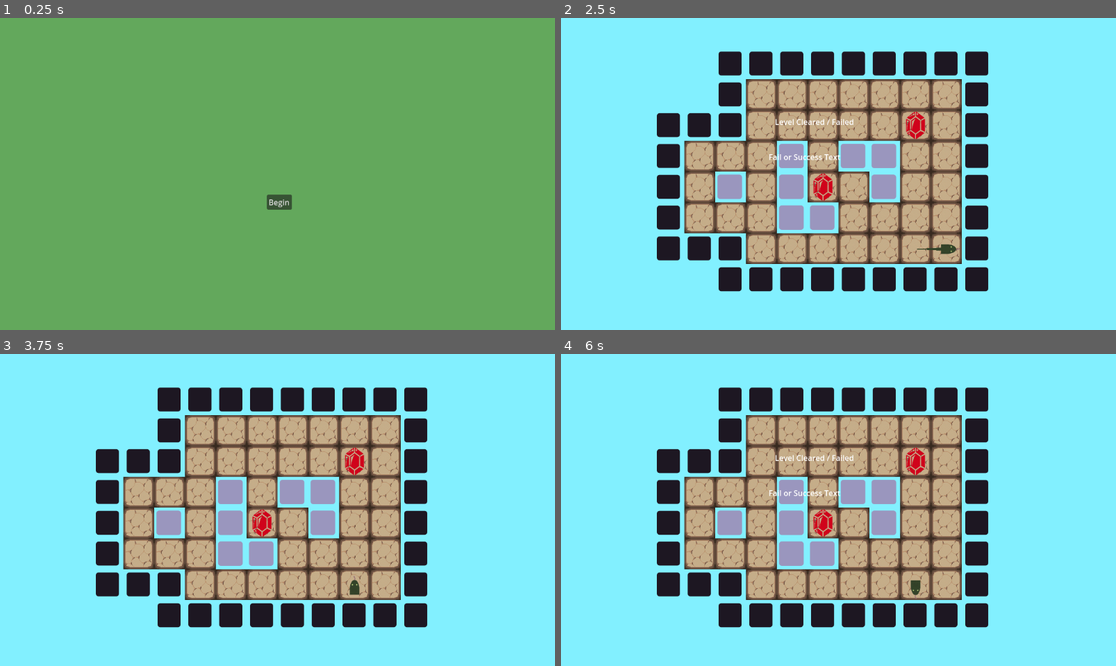
Above: before the commit, frames 1-4 (two rows, left to right).
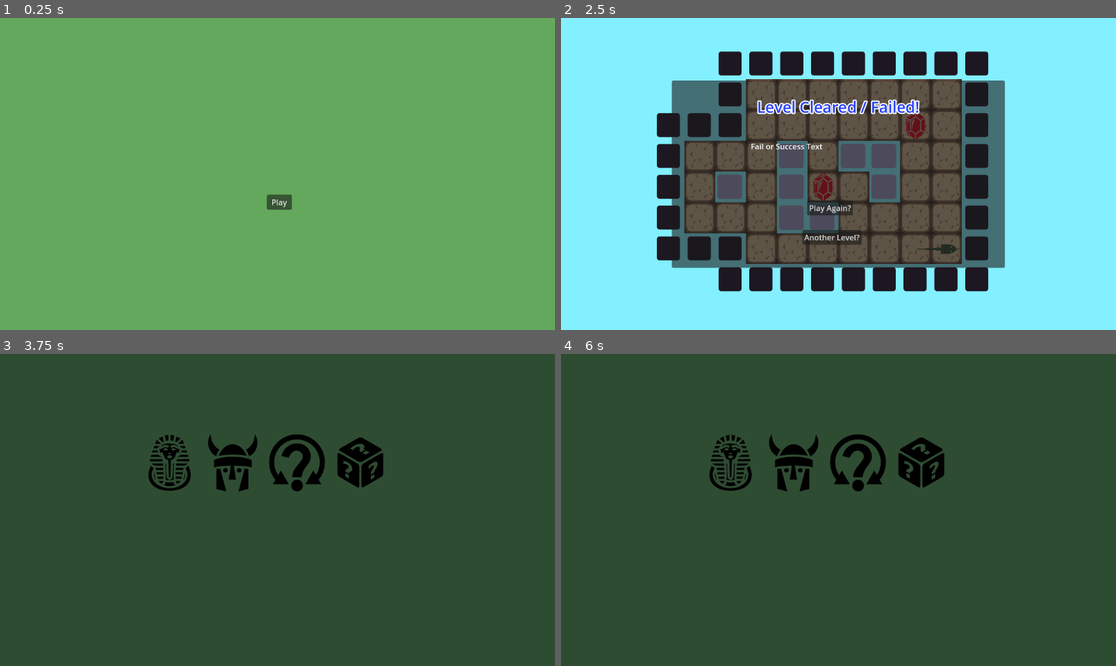
Above: after the commit, the same moments.

Repository: iguessfive/GMTK-Game-Jam
Game: Godot game, scene res://ui/start_screen.tscn
Two runs of this game, one before a commit and one after it. Both use one fixed random seed, a clock stepped at 60 frames per second and the inputs below. Before the commit the project starts from res://ui/start_menu.tscn. Sound files missing from this copy of the repository are replaced by a short silence.
Inputs (mouse positions are in pixels of both pictures, inside the frame that each line leads up to):
- Up to frame 1 (0.25 s): no input
- Up to frame 2 (2.5 s): click "Begin" (after the commit: "Play") at 0.5 s; click (733, 127) at 1.25 s; tap Enter at 2 s; hold D (move_right) from 2.03 s (still down); hold Space (throw) from 2.03 s (still down)
- Up to frame 3 (3.75 s): release D (move_right) at 2.75 s; release Space (throw) at 2.75 s; click (271, 572) at 2.75 s, where only the run after the commit has a clickable "Another Level?"; click (233, 463) at 3.52 s
- Up to frame 4 (6 s): click (855, 463) at 4.27 s; click (921, 463) at 5.02 s; tap Space (throw) at 5.75, 5.85 s; hold S (move_down) from 5.78 s (still down)

The runs differ from the first frame. In frame 1, less than 0.1% of the frame differs, in the area x 48-53%, y 58-61%; in frame 2, 32%; in frame 3, 100%, in the area x 0-100%, y 0-100%; in frame 4, 100%.

Commit message:
connected the interface to navigate the levels

Diff:
--- /dev/null
+++ b/autoloads/file_path.gd
@@ -0,0 +1,5 @@
+extends Node
+
+const LEVEL_SELECTOR = StringName("ui/level_selector.tscn")
+
+const ANCIENT_EGYPT = StringName("gameplay/ancient_egypt_demo.tscn")
--- a/gameplay/ancient_egypt_demo.tscn
+++ b/gameplay/ancient_egypt_demo.tscn
@@ -21,3 +21,4 @@
 [editable path="Snake"]
 [editable path="LevelExample"]
 [editable path="LevelExample/CollectibleManager/Collectibles"]
+[editable path="Menu"]
--- a/gameplay/level_example.tscn
+++ b/gameplay/level_example.tscn
@@ -1,15 +1,10 @@
-[gd_scene load_steps=7 format=4 uid="uid://ba870ecmck1yx"]
+[gd_scene load_steps=6 format=4 uid="uid://ba870ecmck1yx"]
 
 [ext_resource type="TileSet" uid="uid://bv3udtkc67jpy" path="res://assets/tile_sets/example_tiles.tres" id="1_4t1ad"]
 [ext_resource type="Script" uid="uid://cvnudra0dylww" path="res://gameplay/level_layer.gd" id="2_16cv5"]
 [ext_resource type="Script" uid="uid://dkv73t6llhsg5" path="res://gameplay/collectibles_manager.gd" id="3_jqd86"]
 [ext_resource type="PackedScene" uid="uid://bv0tr0ku8dldd" path="res://gameplay/collectibles.tscn" id="4_4t1ad"]
 [ext_resource type="PackedScene" uid="uid://brkpuxeqb8xmg" path="res://gameplay/hazard_layer.tscn" id="5_rpepa"]
-
-[sub_resource type="LabelSettings" id="LabelSettings_4t1ad"]
-font_size = 32
-font_color = Color(0.145098, 0.25098, 1, 1)
-outline_size = 10
 
 [node name="LevelExample" type="TileMapLayer" node_paths=PackedStringArray("collectible_manager")]
 tile_map_data = PackedByteArray("AAAGAAYAAQAAAAAAAAAFAAYAAQAAAAAAAAAGAAUAAQAAAAAAAAAHAAcAAQAAAAAAAAAIAAQAAQAAAAAAAAAIAA …(560 unchanged characters)…
@@ -41,22 +36,4 @@
 grow_vertical = 2
 color = Color(0.509804, 0.941176, 1, 1)
 
-[node name="Label" type="Label" parent="."]
-visible = false
-anchors_preset = 8
-anchor_left = 0.5
-anchor_top = 0.5
-anchor_right = 0.5
-anchor_bottom = 0.5
-offset_left = 468.0
-offset_top = 301.5
-offset_right = 684.0
-offset_bottom = 346.5
-grow_horizontal = 2
-grow_vertical = 2
-text = "Level Cleared!"
-label_settings = SubResource("LabelSettings_4t1ad")
-horizontal_alignment = 1
-vertical_alignment = 1
-
 [editable path="CollectibleManager/Collectibles"]
--- a/gameplay/level_layer.gd
+++ b/gameplay/level_layer.gd
@@ -1,4 +1,4 @@
-class_name Level extends TileMapLayer
+class_name LevelLayer extends TileMapLayer
 
 const COMPLETED_COLLECTION = preload("res://assets/sfx/completed_collection.ogg")
 const COMPLETED_LEVEL = preload("res://assets/sfx/completed_level.ogg")
@@ -16,7 +16,6 @@
 	sfx = AudioStreamPlayer.new()
 	add_child(sfx)
 	sfx.bus = "SFX"
-	sfx.finished.connect(restart)
 
 ## Used to record the tiles the player has travelled
 func add_travelled_tile(point: Vector2) -> void:
@@ -52,7 +51,6 @@
 	player_reference.disble_input()
 
 	if has_won:
-		$Label.visible = true
 		sfx.stream = COMPLETED_LEVEL
 		sfx.play()
 	else:
@@ -61,7 +59,9 @@
 
 	if get_tree().has_group("menu"):
 		var menu = get_tree().get_first_node_in_group("menu")
-		menu.get_child(1).visible = true  # show end menu
+		var level_end = menu.get_child(1)  # assuming LevelEnd is the second child
+		level_end.visible = true  # show end menu
+		level_end.play_again_button.pressed.connect(restart)
 		print_debug("End menu shown")
 
 func cleared_challenge() -> bool:
--- a/project.godot
+++ b/project.godot
@@ -18,6 +18,10 @@
 [audio]
 
 buses/default_bus_layout="uid://bos535tfrf52v"
+
+[autoload]
+
+FilePath="*res://autoloads/file_path.gd"
 
 [input]
 
--- /dev/null
+++ b/ui/level_end.gd
@@ -0,0 +1,7 @@
+extends Control
+
+var has_successfully_completed := false
+@onready var play_again_button: Button = $PlayAgainButton
+
+func _on_level_selector_button_pressed() -> void:
+	get_tree().change_scene_to_file(FilePath.LEVEL_SELECTOR)
--- /dev/null
+++ b/ui/level_end.tscn
@@ -0,0 +1,72 @@
+[gd_scene load_steps=3 format=3 uid="uid://t6i3xvf8x24f"]
+
+[ext_resource type="Script" uid="uid://dtwnjmgfc535n" path="res://ui/level_end.gd" id="1_32sc8"]
+
+[sub_resource type="LabelSettings" id="LabelSettings_blinr"]
+font_size = 32
+font_color = Color(0.145098, 0.25098, 1, 1)
+outline_size = 10
+
+[node name="EndLevel" type="Control"]
+layout_mode = 3
+anchor_left = 0.2
+anchor_top = 0.2
+anchor_right = 0.8
+anchor_bottom = 0.8
+script = ExtResource("1_32sc8")
+metadata/_edit_use_anchors_ = true
+
+[node name="Background" type="Panel" parent="."]
+layout_mode = 1
+anchors_preset = 15
+anchor_right = 1.0
+anchor_bottom = 1.0
+grow_horizontal = 2
+grow_vertical = 2
+
+[node name="Label" type="Label" parent="."]
+layout_mode = 1
+anchors_preset = -1
+anchor_left = 0.256221
+anchor_top = 0.0823045
+anchor_right = 0.743779
+anchor_bottom = 0.198045
+grow_horizontal = 2
+text = "Level Cleared / Failed!"
+label_settings = SubResource("LabelSettings_blinr")
+horizontal_alignment = 1
+vertical_alignment = 1
+metadata/_edit_use_anchors_ = true
+
+[node name="RichTextLabel" type="RichTextLabel" parent="."]
+layout_mode = 1
+anchors_preset = -1
+anchor_left = 0.237269
+anchor_top = 0.321502
+anchor_right = 0.769676
+anchor_bottom = 0.439815
+text = "Fail or Success Text"
+fit_content = true
+metadata/_edit_use_anchors_ = true
+
+[node name="LevelSelectorButton" type="Button" parent="."]
+layout_mode = 1
+anchors_preset = -1
+anchor_left = 0.391493
+anchor_top = 0.796296
+anchor_right = 0.569444
+anchor_bottom = 0.876029
+text = "Another Level?"
+metadata/_edit_use_anchors_ = true
+
+[node name="PlayAgainButton" type="Button" parent="."]
+layout_mode = 1
+anchors_preset = -1
+anchor_left = 0.407118
+anchor_top = 0.641461
+anchor_right = 0.54456
+anchor_bottom = 0.721193
+text = "Play Again?"
+metadata/_edit_use_anchors_ = true
+
+[connection signal="pressed" from="LevelSelectorButton" to="." method="_on_level_selector_button_pressed"]
--- a/ui/level_end_menu.tscn
+++ /dev/null
@@ -1,30 +0,0 @@
-[gd_scene format=3 uid="uid://t6i3xvf8x24f"]
-
-[node name="EndLevelMenu" type="Control"]
-layout_mode = 3
-anchors_preset = 15
-anchor_right = 1.0
-anchor_bottom = 1.0
-grow_horizontal = 2
-grow_vertical = 2
-
-[node name="Label" type="Label" parent="."]
-layout_mode = 1
-anchors_preset = -1
-anchor_left = 0.385417
-anchor_top = 0.314815
-anchor_right = 0.527778
-anchor_bottom = 0.350309
-text = "Level Cleared / Failed"
-metadata/_edit_use_anchors_ = true
-
-[node name="RichTextLabel" type="RichTextLabel" parent="."]
-layout_mode = 1
-anchors_preset = -1
-anchor_left = 0.374132
-anchor_top = 0.427469
-anchor_right = 0.542535
-anchor_bottom = 0.462963
-text = "Fail or Success Text"
-fit_content = true
-metadata/_edit_use_anchors_ = true
--- /dev/null
+++ b/ui/level_selector.gd
@@ -0,0 +1,4 @@
+extends Control
+
+func _on_ancient_egypt_pressed() -> void:
+	get_tree().change_scene_to_file(FilePath.ANCIENT_EGYPT)
--- a/ui/level_selector_menu.tscn
+++ b/ui/level_selector.tscn
@@ -1,9 +1,8 @@
-[gd_scene load_steps=11 format=3 uid="uid://o374m3kyeprx"]
+[gd_scene load_steps=10 format=3 uid="uid://o374m3kyeprx"]
 
-[ext_resource type="Script" uid="uid://bmi3pgd3ijev1" path="res://ui/level_selector_menu.gd" id="1_0a04p"]
+[ext_resource type="Script" uid="uid://bmi3pgd3ijev1" path="res://ui/level_selector.gd" id="1_0a04p"]
 [ext_resource type="Texture2D" uid="uid://dbt6dpx6gph1f" path="res://assets/buttons/egypt_normal.png" id="1_6m5so"]
 [ext_resource type="Texture2D" uid="uid://b4yh6a1daytx3" path="res://assets/buttons/egypt_pressed.png" id="2_bb7yj"]
-[ext_resource type="PackedScene" uid="uid://b7om10vhhj4rl" path="res://gameplay/ancient_egypt_demo.tscn" id="2_do00l"]
 [ext_resource type="Texture2D" uid="uid://de4in5iskjeks" path="res://assets/buttons/norse_normal.png" id="3_g6qfp"]
 [ext_resource type="Texture2D" uid="uid://c158vrlnkoe25" path="res://assets/buttons/norse_pressed.png" id="4_0a04p"]
 [ext_resource type="Texture2D" uid="uid://cswo2lpdcsycw" path="res://assets/buttons/uncertainty_normal.png" id="5_do00l"]
@@ -11,7 +10,7 @@
 [ext_resource type="Texture2D" uid="uid://cbj42vi0whra2" path="res://assets/buttons/random.png" id="7_d4ekp"]
 [ext_resource type="Texture2D" uid="uid://qmpy6w3peg7c" path="res://assets/buttons/random_pressed.png" id="8_drkad"]
 
-[node name="LevelSelectorMenu" type="Control"]
+[node name="LevelSelector" type="Control"]
 layout_mode = 3
 anchors_preset = 15
 anchor_right = 1.0
@@ -20,7 +19,6 @@
 grow_vertical = 2
 mouse_filter = 2
 script = ExtResource("1_0a04p")
-ancient_egypt = ExtResource("2_do00l")
 
 [node name="ColorRect" type="ColorRect" parent="."]
 layout_mode = 1
--- a/ui/level_selector_menu.gd
+++ /dev/null
@@ -1,6 +0,0 @@
-extends Control
-
-@export var ancient_egypt: PackedScene
-
-func _on_ancient_egypt_pressed() -> void:
-    get_tree().change_scene_to_packed(ancient_egypt)
--- a/ui/menu.tscn
+++ b/ui/menu.tscn
@@ -1,12 +1,12 @@
 [gd_scene load_steps=3 format=3 uid="uid://bs70d2cpeeq0w"]
 
-[ext_resource type="PackedScene" uid="uid://mafcxi5o3n62" path="res://ui/option_menu.tscn" id="1_bwjgb"]
-[ext_resource type="PackedScene" uid="uid://t6i3xvf8x24f" path="res://ui/level_end_menu.tscn" id="2_udkah"]
+[ext_resource type="PackedScene" uid="uid://mafcxi5o3n62" path="res://ui/options.tscn" id="1_bwjgb"]
+[ext_resource type="PackedScene" uid="uid://t6i3xvf8x24f" path="res://ui/level_end.tscn" id="2_udkah"]
 
 [node name="Menu" type="CanvasLayer" groups=["menu"]]
 
-[node name="OptionMenu" parent="." instance=ExtResource("1_bwjgb")]
+[node name="Options" parent="." instance=ExtResource("1_bwjgb")]
 visible = false
 
-[node name="EndLevelMenu" parent="." instance=ExtResource("2_udkah")]
+[node name="LevelEnd" parent="." instance=ExtResource("2_udkah")]
 visible = false
--- /dev/null
+++ b/ui/options.gd
@@ -0,0 +1,5 @@
+extends Control
+
+
+func _on_level_selector_button_pressed() -> void:
+	get_tree().change_scene_to_file(FilePath.LEVEL_SELECTOR)
--- a/ui/option_menu.tscn
+++ b/ui/options.tscn
@@ -1,11 +1,14 @@
-[gd_scene format=3 uid="uid://mafcxi5o3n62"]
+[gd_scene load_steps=2 format=3 uid="uid://mafcxi5o3n62"]
 
-[node name="OptionMenu" type="Control"]
+[ext_resource type="Script" uid="uid://xcwdg1mui73h" path="res://ui/options.gd" id="1_ymcv4"]
+
+[node name="Options" type="Control"]
 layout_mode = 3
 anchor_left = 0.2
 anchor_top = 0.2
 anchor_right = 0.8
 anchor_bottom = 0.8
+script = ExtResource("1_ymcv4")
 
 [node name="Panel" type="Panel" parent="."]
 layout_mode = 1
@@ -38,7 +41,7 @@
 text = "SFX"
 metadata/_edit_use_anchors_ = true
 
-[node name="Button" type="Button" parent="."]
+[node name="LevelSelectorButton" type="Button" parent="."]
 layout_mode = 1
 anchors_preset = -1
 anchor_left = 0.410301
@@ -49,3 +52,5 @@
 grow_horizontal = 2
 text = "Level Selector"
 metadata/_edit_use_anchors_ = true
+
+[connection signal="pressed" from="LevelSelectorButton" to="." method="_on_level_selector_button_pressed"]
--- a/ui/start_menu.tscn
+++ b/ui/start_screen.tscn
@@ -1,17 +1,17 @@
 [gd_scene load_steps=3 format=3 uid="uid://cri47snqk0htp"]
 
-[ext_resource type="Script" uid="uid://cymgqvhwalplt" path="res://ui/start_menu.gd" id="1_kw4xl"]
-[ext_resource type="PackedScene" uid="uid://o374m3kyeprx" path="res://ui/level_selector_menu.tscn" id="2_iuit4"]
+[ext_resource type="Script" uid="uid://cymgqvhwalplt" path="res://ui/start_screen.gd" id="1_50anp"]
+[ext_resource type="PackedScene" uid="uid://o374m3kyeprx" path="res://ui/level_selector.tscn" id="2_nledq"]
 
-[node name="StartMenu" type="Control"]
+[node name="StartScreen" type="Control"]
 layout_mode = 3
 anchors_preset = 15
 anchor_right = 1.0
 anchor_bottom = 1.0
 grow_horizontal = 2
 grow_vertical = 2
-script = ExtResource("1_kw4xl")
-level_selector = ExtResource("2_iuit4")
+script = ExtResource("1_50anp")
+level_selector = ExtResource("2_nledq")
 
 [node name="Background" type="ColorRect" parent="."]
 layout_mode = 1
@@ -29,7 +29,7 @@
 anchor_top = 0.566358
 anchor_right = 0.526042
 anchor_bottom = 0.614198
-text = "Begin"
+text = "Play"
 metadata/_edit_use_anchors_ = true
 
 [connection signal="pressed" from="StartButton" to="." method="_on_start_button_pressed"]
Not shown, added: autoloads/file_path.gd.uid
Not shown, added: ui/level_end.gd.uid
Renamed: ui/level_selector_menu.gd.uid -> ui/level_selector.gd.uid
Not shown, added: ui/options.gd.uid
Renamed: ui/start_menu.gd -> ui/start_screen.gd
Renamed: ui/start_menu.gd.uid -> ui/start_screen.gd.uid
